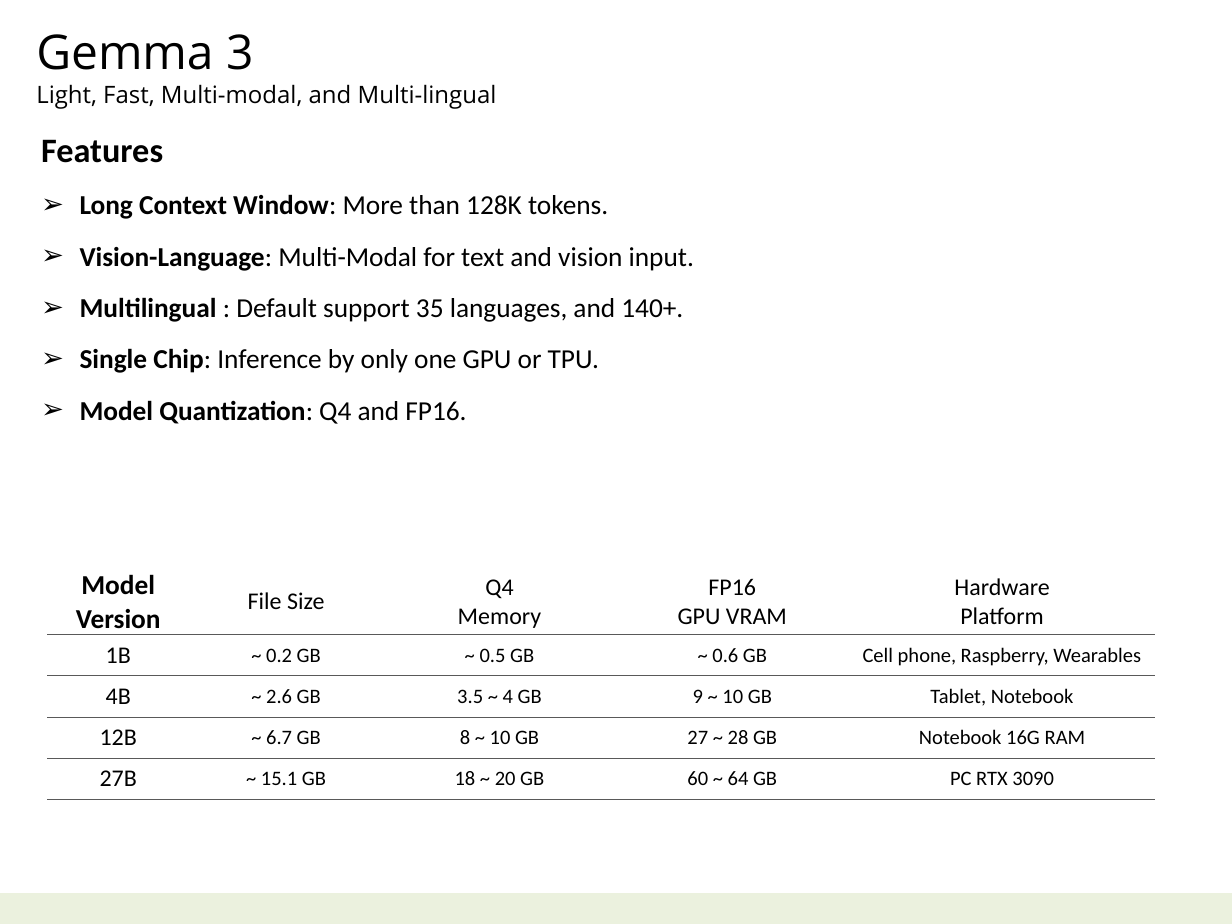
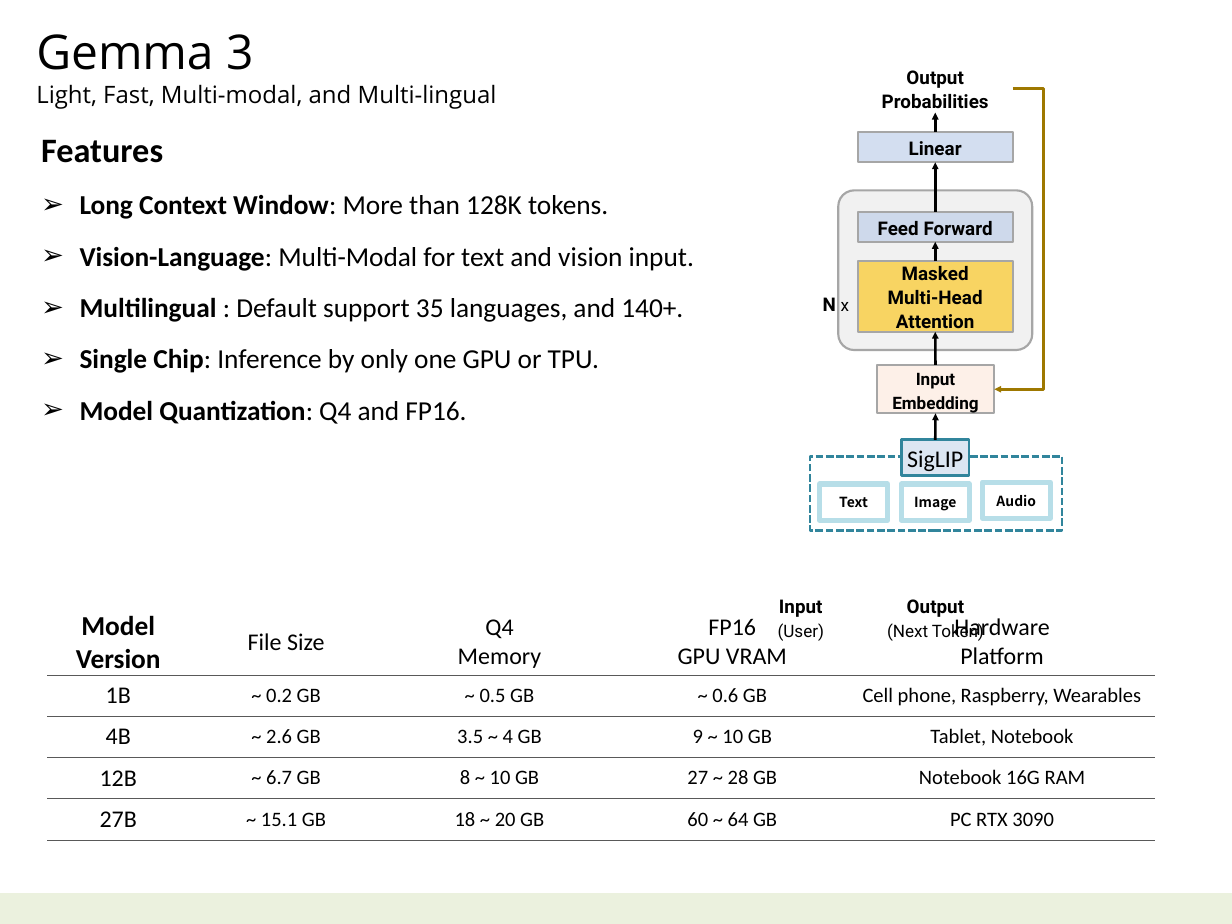
Before and after one commit to navibator/crazy-ai, a slide deck: slide 9 of ai-gemma.pptx. Drawn at 1232x924 pixels with LibreOffice and Linux fonts; fonts in the diff are those of the drawing. Boxes give left, top, right and bottom in pixels: in the first picture for what was removed or moved away, otherwise in the second. Text is boxed around its words. In the diff, an @@ line names an element or a change of style, - is before the commit and + after.

```diff
--- a/ai-gemma.pptx
+++ b/ai-gemma.pptx
@@ text added at <box>882,70,989,114</box>, 11 pt, text #000000, bold @@
+Output
+Probabilities
@@ elbow arrow added from (1013, 89) to (994, 389), #9E7800 1.5 pt @@
@@ arrow added from (935, 132) to (935, 113), #000000 1.5 pt @@
@@ rectangle added at <box>857,132,1013,163</box>, fill #B7C9E7 at 60% opacity, outline #A6A6A6 1.25 pt, 11 pt, text #000000, bold @@
+Linear
@@ arrow added from (935, 212) to (935, 163), #000000 1.5 pt @@
@@ rounded rectangle added at <box>838,191,1031,351</box>, fill #DDDDDD at 40% opacity, outline #A6A6A6 1.25 pt @@
@@ rectangle added at <box>857,212,1013,243</box>, fill #B7C9E7 at 60% opacity, outline #A6A6A6 1.25 pt, 11 pt, text #000000, bold @@
+Feed Forward
@@ rectangle added at <box>857,261,1013,331</box>, fill #FEC203 at 60% opacity, outline #A6A6A6 1.25 pt, 11 pt, text #000000, bold @@
+Masked
+Multi-Head
+Attention
@@ arrow added from (935, 261) to (935, 241), #000000 1.5 pt @@
@@ text added at <box>823,297,849,311</box>, 11 pt, text #000000, bold @@
+N x
@@ arrow added from (935, 365) to (935, 331), #000000 1.5 pt @@
@@ rectangle added at <box>877,365,994,413</box>, fill #FDE7DA at 60% opacity, outline #A6A6A6 1.25 pt, 10 pt, text #000000, bold @@
+Input
+Embedding
@@ arrow added from (935, 440) to (935, 414), #000000 1.5 pt @@
@@ rectangle added at <box>902,440,970,476</box>, fill #DCE6F2, outline #31859C 1.5 pt, 14 pt, text #000000 @@
+SigLIP
@@ rectangle added at <box>809,456,1062,530</box>, outline #31859C 1.5 pt dashed @@
@@ rectangle added at <box>819,484,887,520</box>, fill #FFFFFF at 90% opacity, outline #B7DEE8 3 pt, 14 pt, text #000000, bold @@
+Text
@@ rectangle added at <box>902,484,970,520</box>, fill #FFFFFF at 90% opacity, outline #B7DEE8 3 pt, 14 pt, text #000000, bold @@
+Image
@@ rectangle added at <box>982,482,1050,517</box>, fill #FFFFFF at 90% opacity, outline #B7DEE8 3 pt, 14 pt, text #000000, bold @@
+Audio
@@ text added at <box>778,599,824,641</box>, 10 pt, text #000000 @@
+Input
+(User)
@@ text added at <box>887,599,984,641</box>, 10 pt, text #000000 @@
+Output
+(Next Token)
@@ table: place and size @@
-table at <box>47,569,1154,839</box>
+table at <box>47,610,1154,880</box>
```
Also in this commit, not shown: 2 other slides changed, 2 other files.
